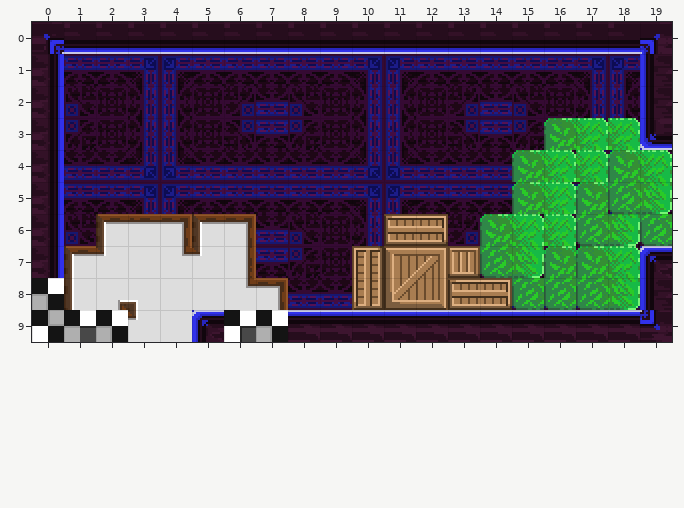
A Tiled map gets an edit: Assets/maps/HubRooms/2 - Lower Class Rooms/Pantry probably.tmx. That is the earlier state.
Cells are 16x16 px. Shown: x 0..19, y 0..9.
After:
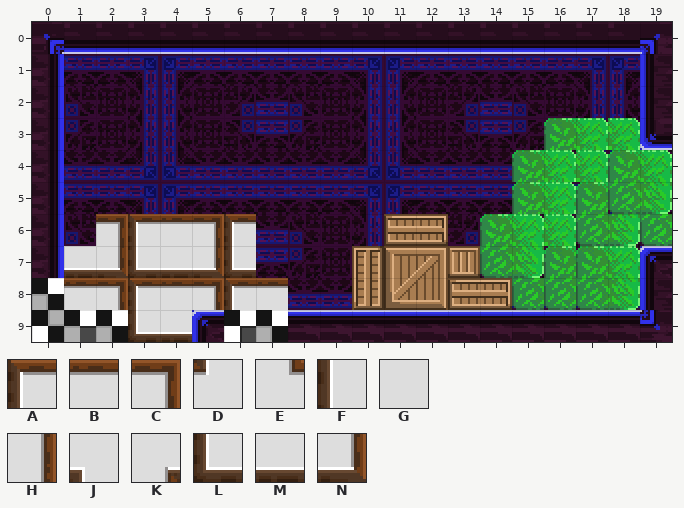
Key: from "Timberframe Wallstileset": A 0, B 1, C 2, D 3, E 4, F 5, G 6, H 7, J 8, K 9, L 10, M 11, N 12.
_ is an empty cell.
Tiles replaced or removed in this view: A, B, C, D, E, F, G, H, J, K.
Diff:
Changed rows in their new state; . is an unchanged cell.
Layer "bkg_close":
first column x 1:
 6 .CABCA.
 7 MNLMNL.
 8 BCABCAB
 9 ..LM...
Pixel boxes of the changes (left, top, right, bottom) in both pictures:
changed: (64, 214, 288, 342)
